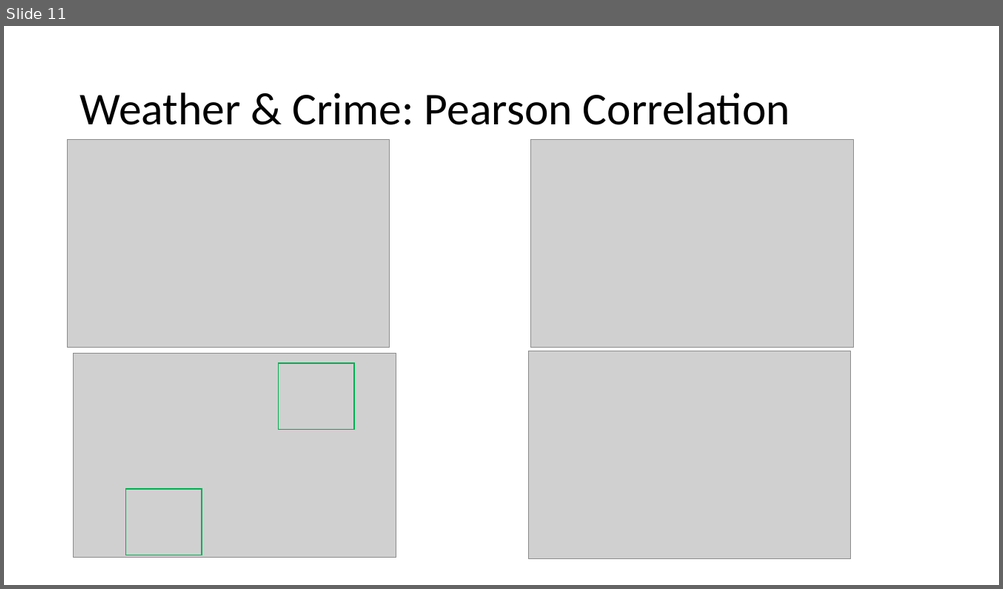
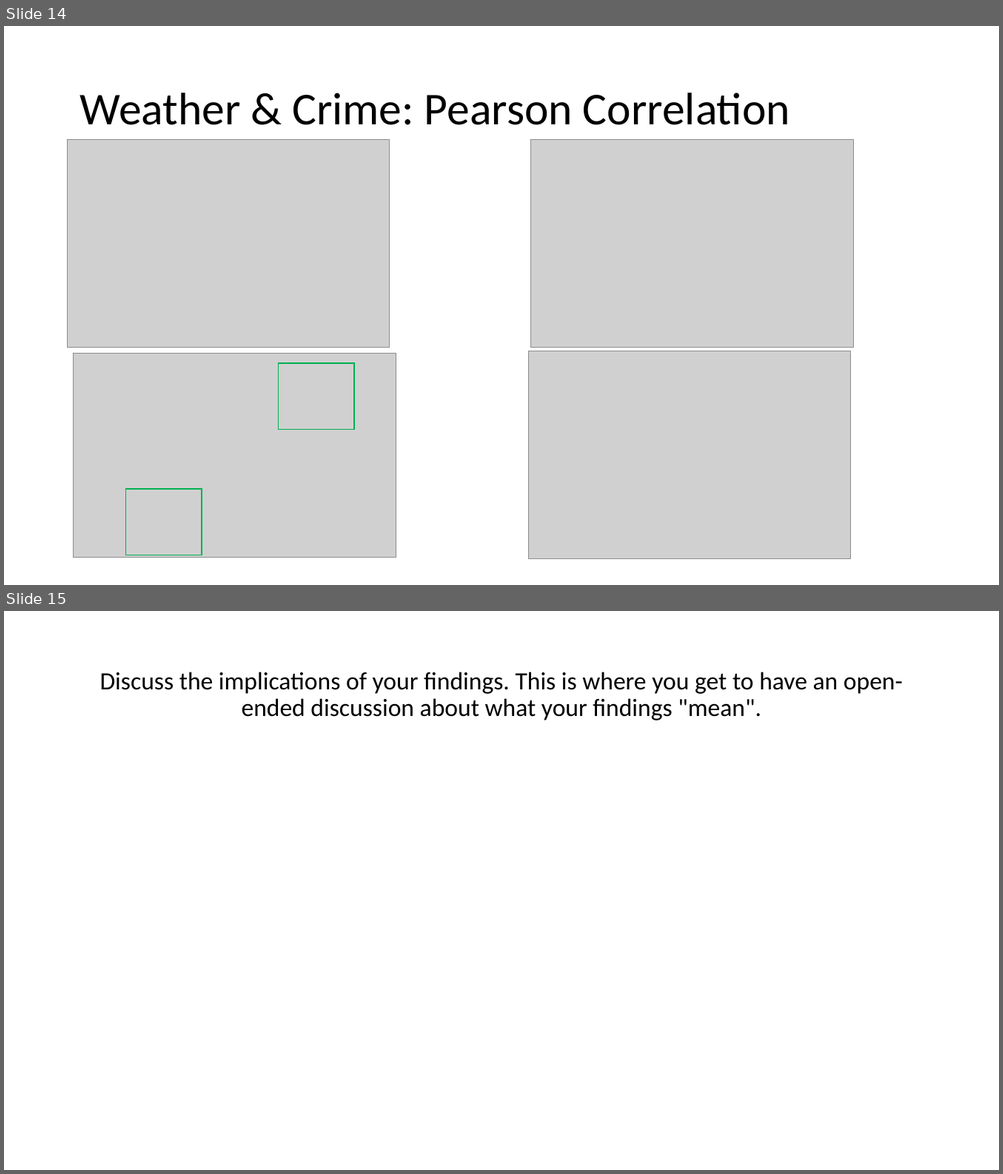
Before and after one commit to franciscohohn/Project_1, a slide deck: Weather_vs_Crime.pptx. Shown one above the other, each under a label of ours: slide 11 before the commit, slides 14 and 15 after it. The pictures are 1003x589 and 1003x1174 pixels, drawn with LibreOffice and Linux fonts; fonts in the diff are those of the drawing; grey boxes stand for pictures. Boxes give left, top, right and bottom in pixels: in the first picture for what was removed or moved away, otherwise in the second. Text is boxed around its words. In the diff, an @@ line names an element or a change of style, - is before the commit and + after.

```diff
--- a/Weather_vs_Crime.pptx
+++ b/Weather_vs_Crime.pptx
@@ slide 15 added at (4, 611, 999, 1170), background #FFFFFF @@
@@ title added at (100, 672, 902, 721), 24 pt, text #000000 @@
+Discuss the implications of your findings. This is where you get to have an open-ended discussion about what your findings "mean".
@@ what was slide 11 is now slide 14 @@
```
Also in this commit, not shown: 3 other slides added.
